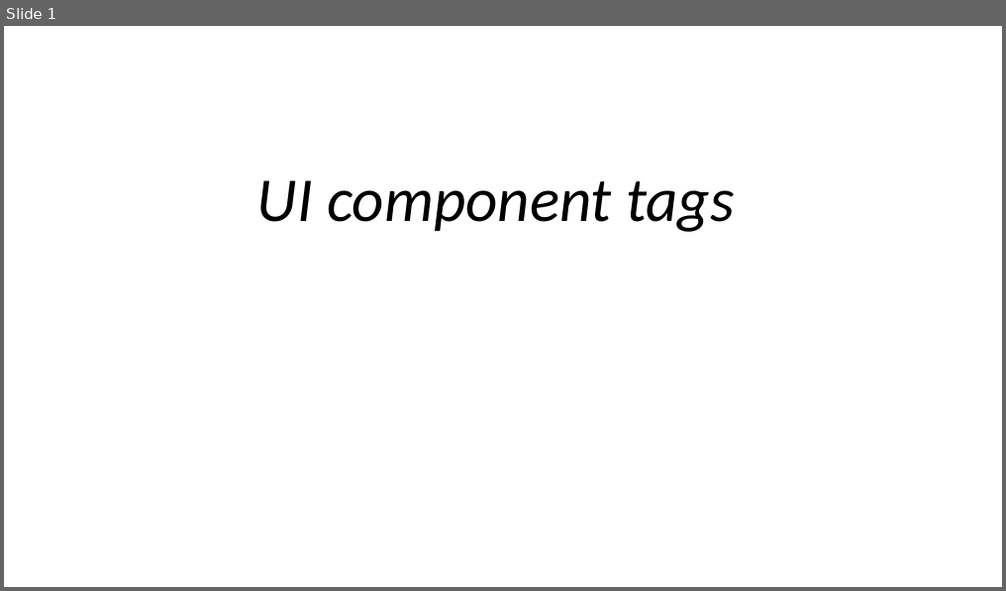
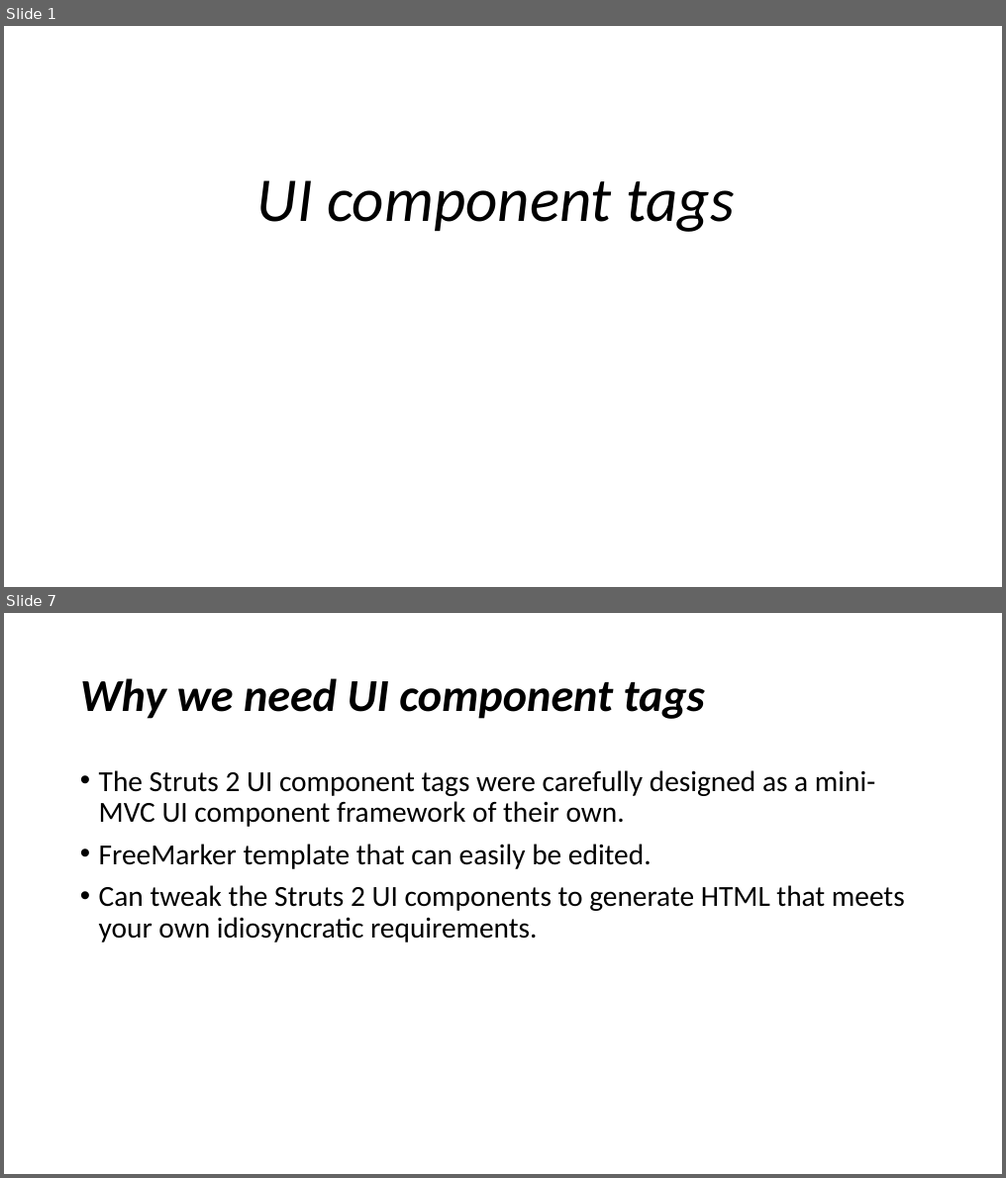
Before and after one commit to KernelDang/JEE, a slide deck: Seminar/UI component tags.pptx. Shown one above the other, each under a label of ours: slide 1 before the commit, slides 1 and 7 after it; the slides between them are not shown. The pictures are 1006x591 and 1006x1178 pixels, drawn with LibreOffice and Linux fonts; fonts in the diff are those of the drawing; background and template pictures are left out. Boxes give left, top, right and bottom in pixels: in the first picture for what was removed or moved away, otherwise in the second. Text is boxed around its words. In the diff, an @@ line names an element or a change of style, - is before the commit and + after.

```diff
--- a/Seminar/UI component tags.pptx
+++ b/Seminar/UI component tags.pptx
@@ slide 7 added at (4, 613, 1002, 1174), background #FFFFFF @@
@@ title added at (80, 678, 705, 719), 44 pt, text #000000, bold, italic @@
+Why we need UI component tags
@@ text added at (99, 770, 905, 943), 28 pt, text #000000 @@
+• The Struts 2 UI component tags were carefully designed as a mini-MVC UI component framework of their own.
+• FreeMarker template that can easily be edited.
+• Can tweak the Struts 2 UI components to generate HTML that meets your own idiosyncratic requirements.
```
Also in this commit, not shown: 1 slide changed, 9 other slides added.
